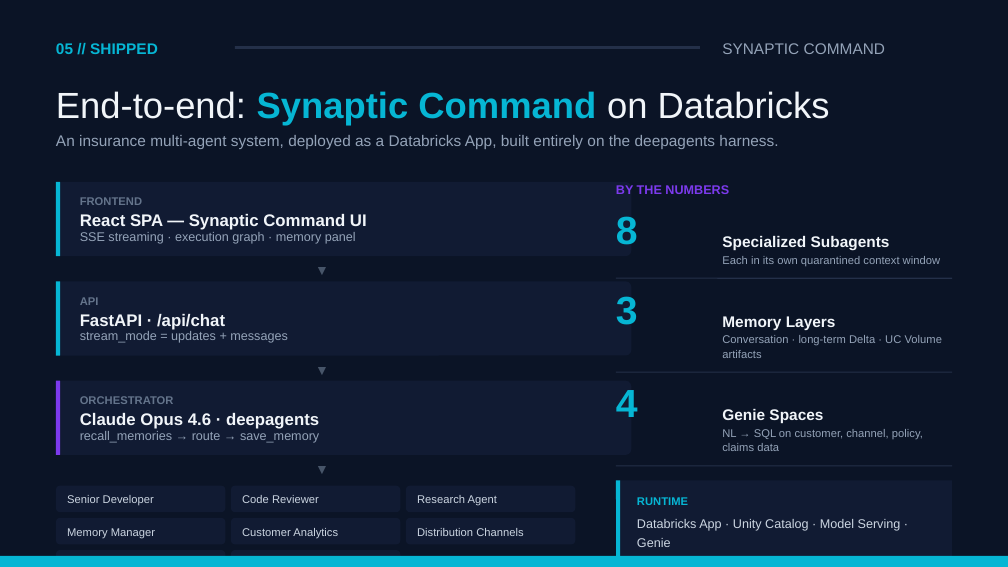
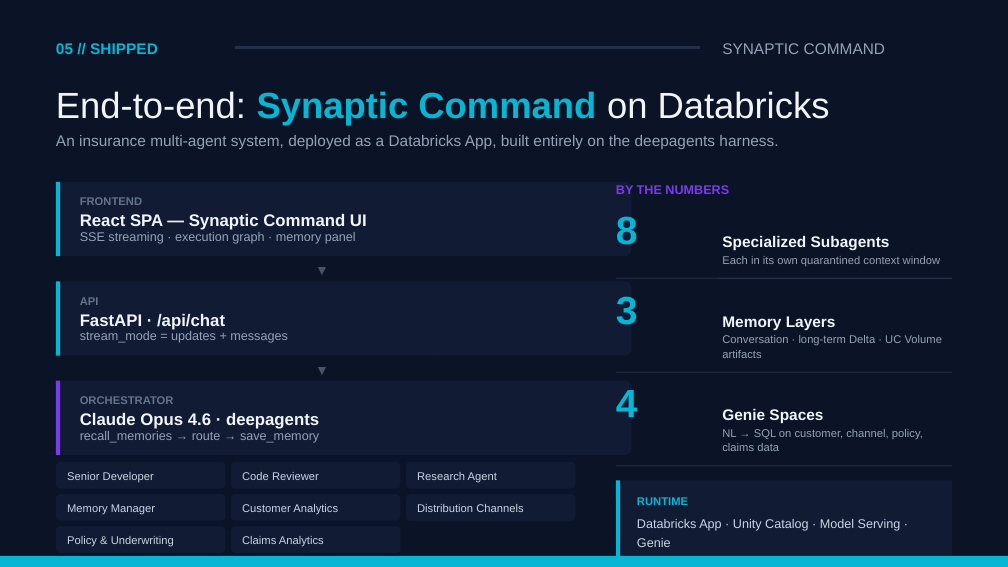
Before and after one commit to Sourav692/Deep_Agent_Demystified, a slide deck: slide 6 of workspace_pptx/deep-agents-presentation.pptx. Drawn at 1008x567 pixels with LibreOffice and Linux fonts; fonts in the diff are those of the drawing. Boxes give left, top, right and bottom in pixels: in the first picture for what was removed or moved away, otherwise in the second. Text is boxed around its words. In the diff, an @@ line names an element or a change of style, - is before the commit and + after.

```diff
--- a/workspace_pptx/deep-agents-presentation.pptx
+++ b/workspace_pptx/deep-agents-presentation.pptx
@@ 8 texts, 8 rounded rectangles: place and size @@
-8 texts, 8 rounded rectangles at box(56, 486, 576, 567)
+8 texts, 8 rounded rectangles at box(56, 462, 576, 552)
```
Also in this commit, not shown: 3 other slides changed, 2 other files.
